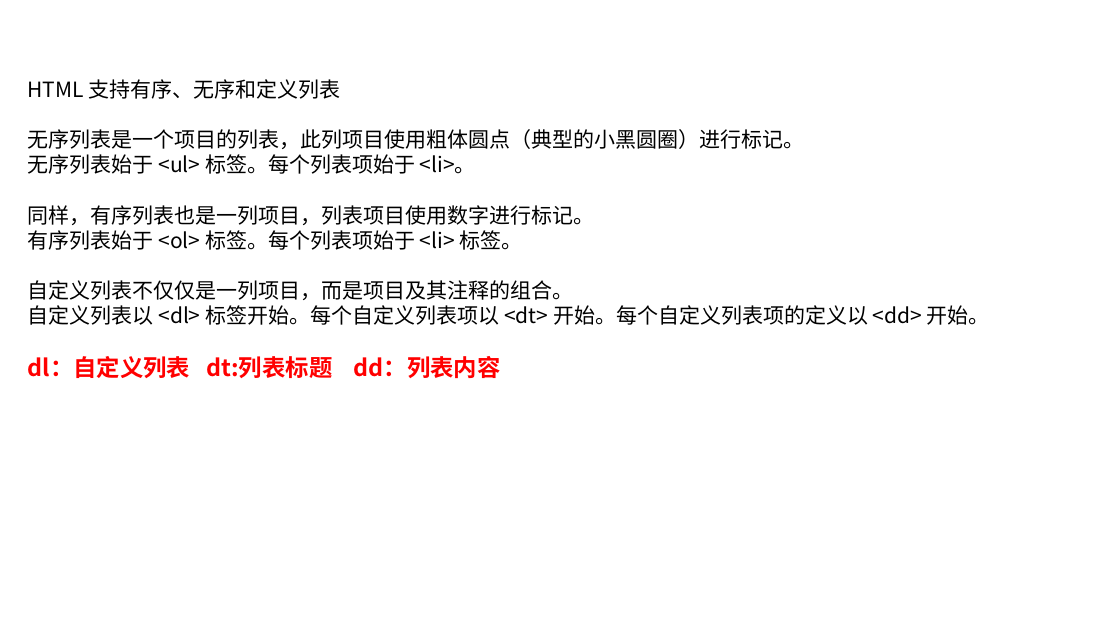
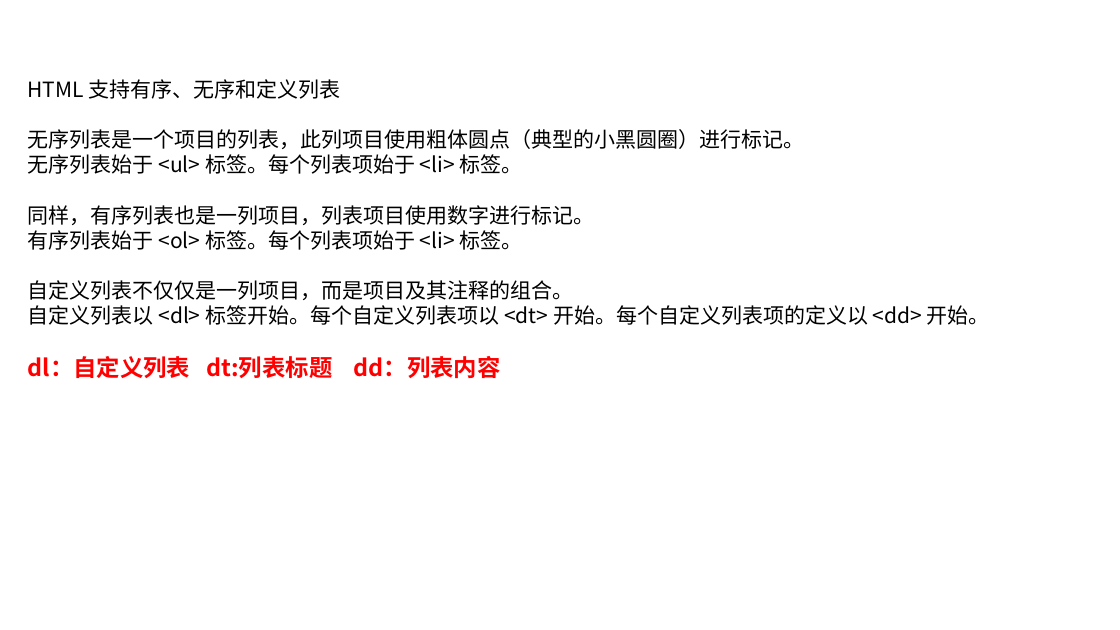
Before and after one commit to linkknown/PPT, a slide deck: slide 20 of 前端PPT/html 简介.pptx. Drawn at 1120x630 pixels with LibreOffice and Linux fonts; fonts in the diff are those of the drawing; background and template pictures are left out. Boxes give left, top, right and bottom in pixels: in the first picture for what was removed or moved away, otherwise in the second. Text is boxed around its words. In the diff, an @@ line names an element or a change of style, - is before the commit and + after.

```diff
--- a/前端PPT/html 简介.pptx
+++ b/前端PPT/html 简介.pptx
@@ text at bbox=[28, 154, 523, 174]: text changed @@
-无序列表始于 <ul> 标签。每个列表项始于 <li>。
+无序列表始于 <ul> 标签。每个列表项始于 <li> 标签。
```
Also in this commit, not shown: 8 other slides changed, 1 slide added, 1 slide removed.
